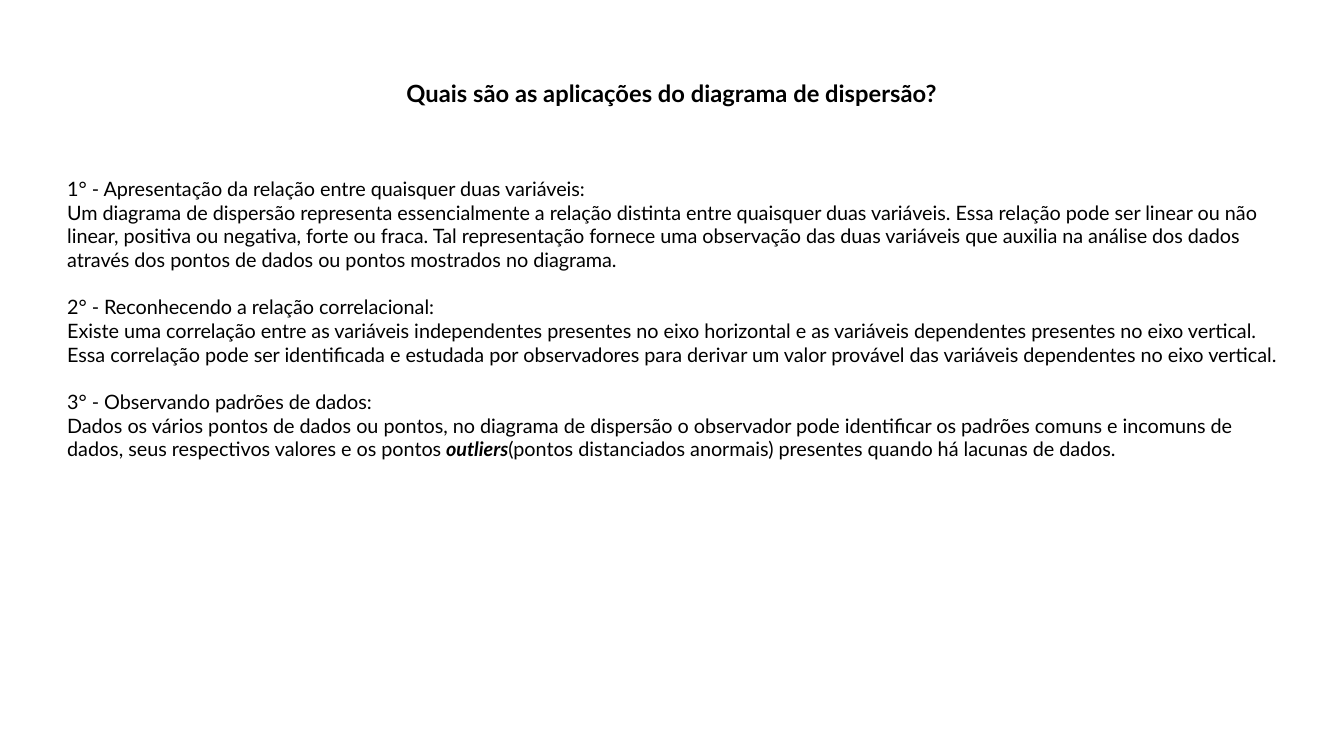
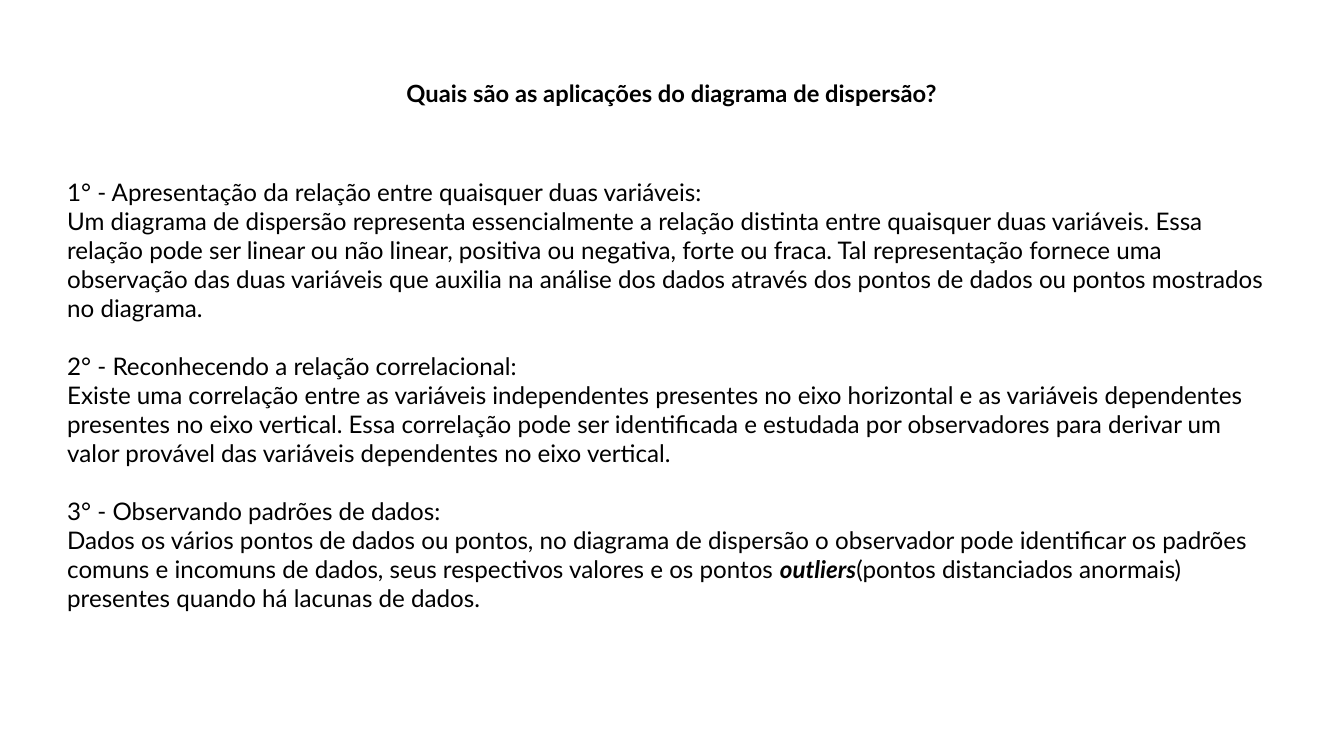
Before and after one commit to CarlosViniMSouza/Apresent-Estatist, a slide deck: slide 6 of docs/apresentacao-powerpoint.pptx. Drawn at 1344x756 pixels with LibreOffice and Linux fonts; fonts in the diff are those of the drawing. Boxes give left, top, right and bottom in pixels: in the first picture for what was removed or moved away, otherwise in the second. Text is boxed around its words. In the diff, an @@ line names an element or a change of style, - is before the commit and + after.

```diff
--- a/docs/apresentacao-powerpoint.pptx
+++ b/docs/apresentacao-powerpoint.pptx
@@ text "1° - Apresentação da relação ..." at box(67, 183, 1263, 611): size 11.7 to 14.3 pt @@
```
Also in this commit, not shown: 3 other slides changed, 2 slides added, 15 other files.
